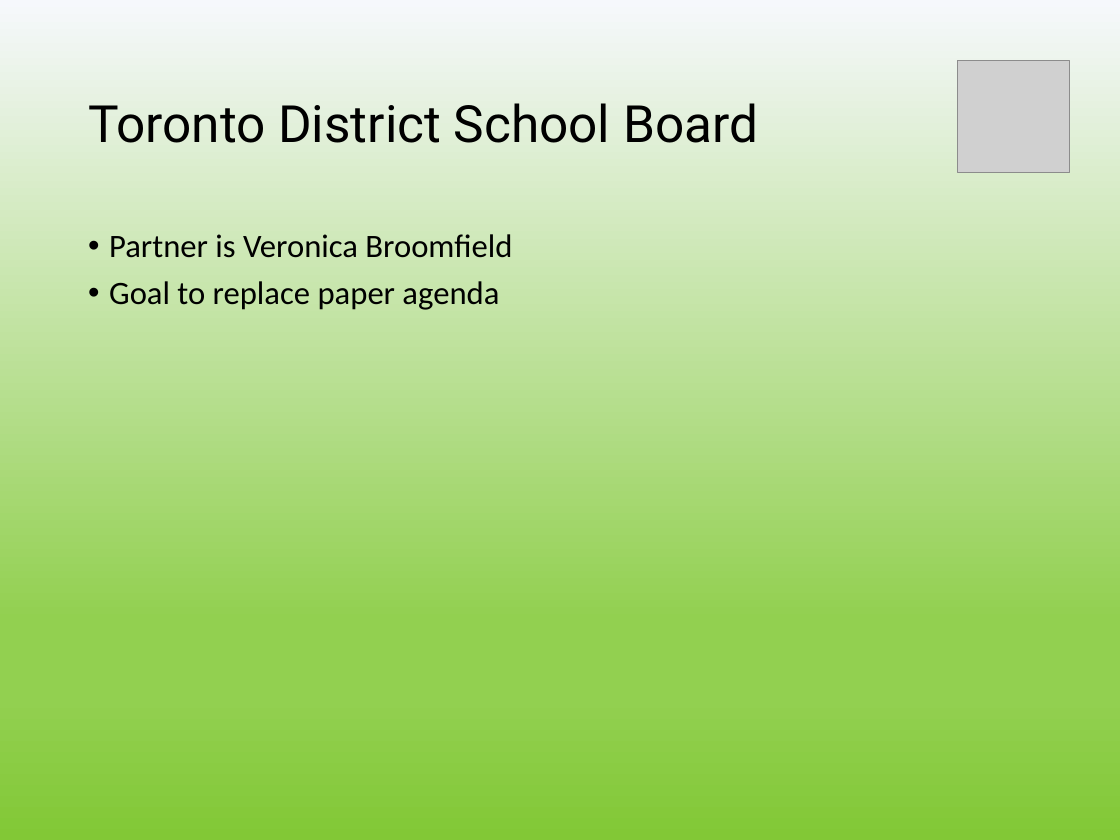
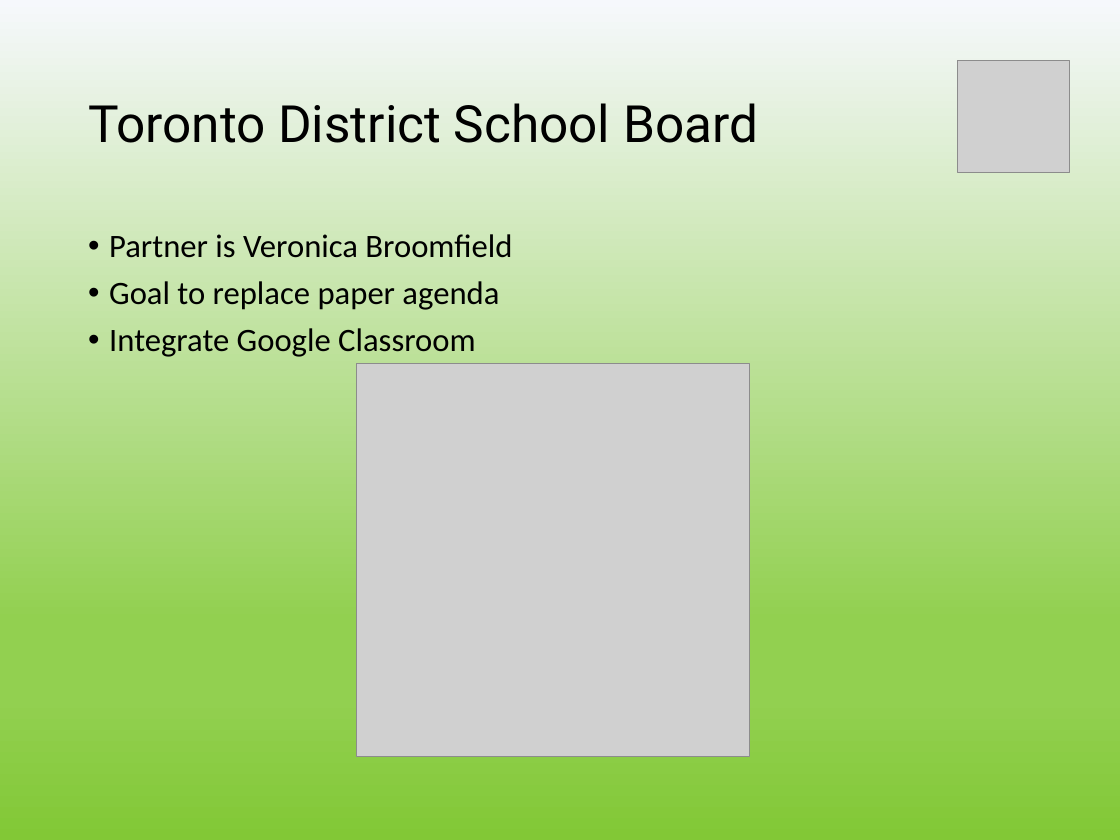
Before and after one commit to vicchig/StudentAgenda, a slide deck: slide 2 of d3/CSC301 TDSB Education app final presentation.pptx. Drawn at 1120x840 pixels with LibreOffice and Linux fonts; fonts in the diff are those of the drawing; grey boxes stand for pictures; background and template pictures are left out. Boxes give left, top, right and bottom in pixels: in the first picture for what was removed or moved away, otherwise in the second. Text is boxed around its words. In the diff, an @@ line names an element or a change of style, - is before the commit and + after.

```diff
--- a/d3/CSC301 TDSB Education app final presentation.pptx
+++ b/d3/CSC301 TDSB Education app final presentation.pptx
@@ text at (x1=109, y1=328, x2=475, y2=357): paragraph added @@
+• Integrate Google Classroom
@@ picture added at (x1=357, y1=364, x2=750, y2=757) @@
```
Also in this commit, not shown: 6 other slides changed, 3 slides added, 1 slide removed.
